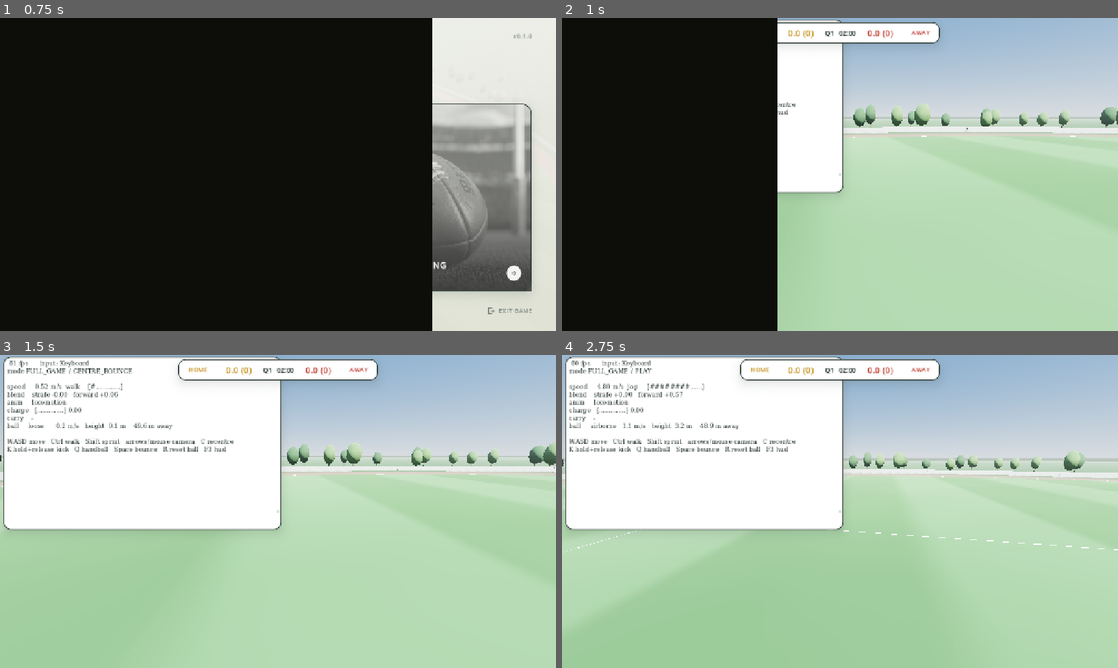
Above: before the commit, frames 1-4 (two rows, left to right).
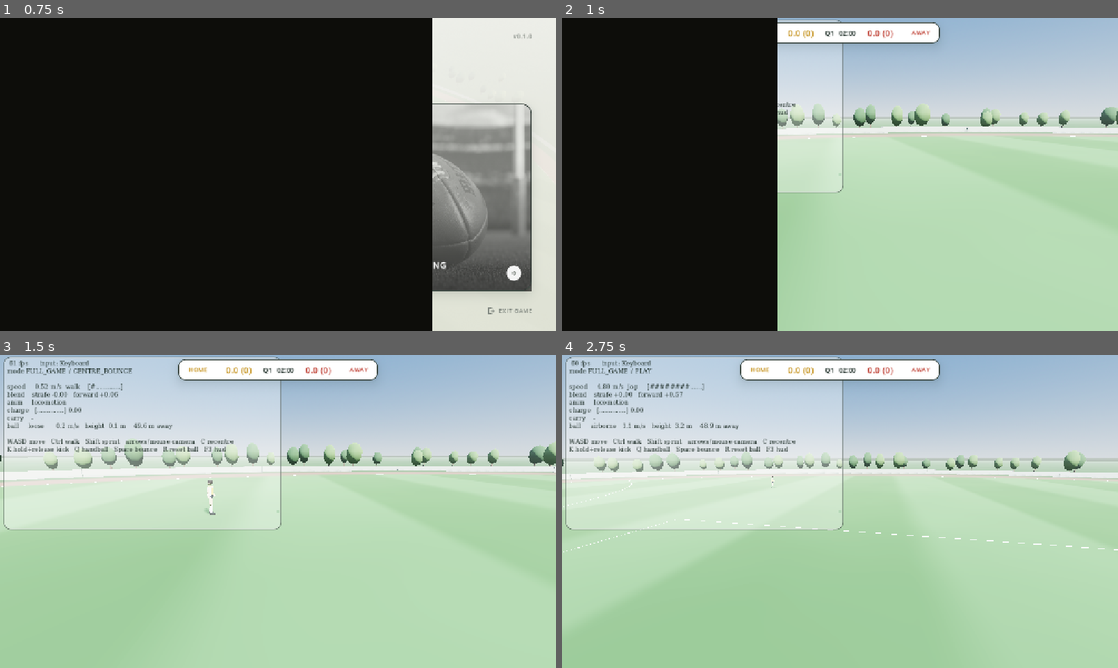
Above: after the commit, the same moments.

Repository: Yaandle/aussie-rules2
Game: Godot game, scene res://scenes/ui/main_menu.tscn
Same seed, same stepped clock (60 frames per second), same inputs: the game is played once before the commit and once after it.
Inputs (mouse positions are in pixels of both pictures, inside the frame that each line leads up to):
- Up to frame 1 (0.75 s): tap Enter (ui_accept) at 0.5 s; move the mouse to (400, 158) at 0.52 s; hold D (move_right) from 0.53 s (still down); tap Space (bounce) at 0.6 s; click (400, 158) at 0.67 s
- Up to frame 2 (1 s): keep holding D (move_right); tap Enter (ui_accept) at 0.77 s
- Up to frame 3 (1.5 s): release D (move_right) at 1.25 s; drag from (166, 527) to (250, 574) at 1.27 s
- Up to frame 4 (2.75 s): move the mouse to (895, 442) at 2.02 s; hold D (move_right) from 2.03 s (still down); tap Left (camera_left) at 2.1 s

Frame 1 is identical in both runs. In frame 2, 5.4% of the frame differs, in the area x 38-51%, y 0-56%; in frame 3, 24%; in frame 4, 24%, in the area x 0-51%, y 0-57%.

Commit message:
design tweaks

Diff:
--- a/scenes/player/player.tscn
+++ b/scenes/player/player.tscn
@@ -33,7 +33,7 @@
 script = ExtResource("3_anim")
 
 [node name="CarryPoint" type="Marker3D" parent="."]
-transform = Transform3D(1, 0, 0, 0, 1, 0, 0, 0, 1, 0.16, 1.2, -0.22)
+transform = Transform3D(1, 0, 0, 0, 1, 0, 0, 0, 1, 0.14, 1.05, -0.1)
 
 [node name="BootPoint" type="Marker3D" parent="."]
 transform = Transform3D(1, 0, 0, 0, 1, 0, 0, 0, 1, 0.1, 0.32, -0.52)
--- a/scripts/player/placeholder_animations.gd
+++ b/scripts/player/placeholder_animations.gd
@@ -133,8 +133,12 @@
 		0.0, -ARM_REST_OUT - absf(abduct) * 0.5)
 	pose["shoulder_r"] = Vector3(-swing_r * arm / maxf(stride, 0.02),
 		0.0, ARM_REST_OUT + absf(abduct) * 0.5)
-	pose["elbow_l"] = Vector3(-(ELBOW_REST + arm * 0.6 * maxf(0.0, sin(a + PI))), 0.0, 0.0)
-	pose["elbow_r"] = Vector3(-(ELBOW_REST + arm * 0.6 * maxf(0.0, sin(a))), 0.0, 0.0)
+	# Positive X, not negative: per this function's swing convention above,
+	# a limb hanging along -Y with a positive X rotation swings its far end
+	# toward -Z (forward) — an elbow needs the same sign to bend the
+	# forearm forward under the upper arm rather than back behind the body.
+	pose["elbow_l"] = Vector3(ELBOW_REST + arm * 0.6 * maxf(0.0, sin(a + PI)), 0.0, 0.0)
+	pose["elbow_r"] = Vector3(ELBOW_REST + arm * 0.6 * maxf(0.0, sin(a)), 0.0, 0.0)
 	pose["hip_l"] = Vector3(swing_l, 0.0, abduct_l)
 	pose["hip_r"] = Vector3(swing_r, 0.0, abduct_r)
 	pose["knee_l"] = Vector3(bend_l, 0.0, 0.0)
@@ -245,8 +249,8 @@
 		"neck": Vector3.ZERO,
 		"shoulder_l": Vector3(0.0, 0.0, -ARM_REST_OUT),
 		"shoulder_r": Vector3(0.0, 0.0, ARM_REST_OUT),
-		"elbow_l": Vector3(-ELBOW_REST, 0.0, 0.0),
-		"elbow_r": Vector3(-ELBOW_REST, 0.0, 0.0),
+		"elbow_l": Vector3(ELBOW_REST, 0.0, 0.0),
+		"elbow_r": Vector3(ELBOW_REST, 0.0, 0.0),
 		"hip_l": Vector3.ZERO,
 		"hip_r": Vector3.ZERO,
 		"knee_l": Vector3.ZERO,
--- a/scripts/ui/debug_hud.gd
+++ b/scripts/ui/debug_hud.gd
@@ -22,10 +22,16 @@
 func _ready() -> void:
 	## Single card panel behind the existing text block (see soft_brutalist.gd)
 	## — this is a debug overlay, not a screen, so it doesn't warrant themed
-	## per-row layout, just legibility over any field background.
+	## per-row layout, just legibility over any field background. Kept
+	## translucent (not the opaque panel_style() fill) so it reads as an
+	## overlay rather than a solid card blocking the 3D view behind it.
 	_panel.mouse_filter = Control.MOUSE_FILTER_IGNORE
-	_panel.add_theme_stylebox_override(&"panel", SoftBrutalist.panel_style(SoftBrutalist.PANEL))
-	SoftBrutalist.soften(_panel, SoftBrutalist.Elevation.REST)
+	var style := SoftBrutalist.panel_style(Color(SoftBrutalist.PANEL, 0.35),
+		SoftBrutalist.RADIUS_MD, Color(SoftBrutalist.LINE, 0.6))
+	_panel.add_theme_stylebox_override(&"panel", style)
+	# No soften() call: a blurred drop shadow under a translucent panel
+	# would darken the field behind it, fighting the point of making this
+	# see-through in the first place.
 	# Genuinely fixed-pitch, not just tabular figures: every line below is
 	# printf-padded into columns and two of them draw ASCII bars, none of
 	# which line up in a proportional face.
